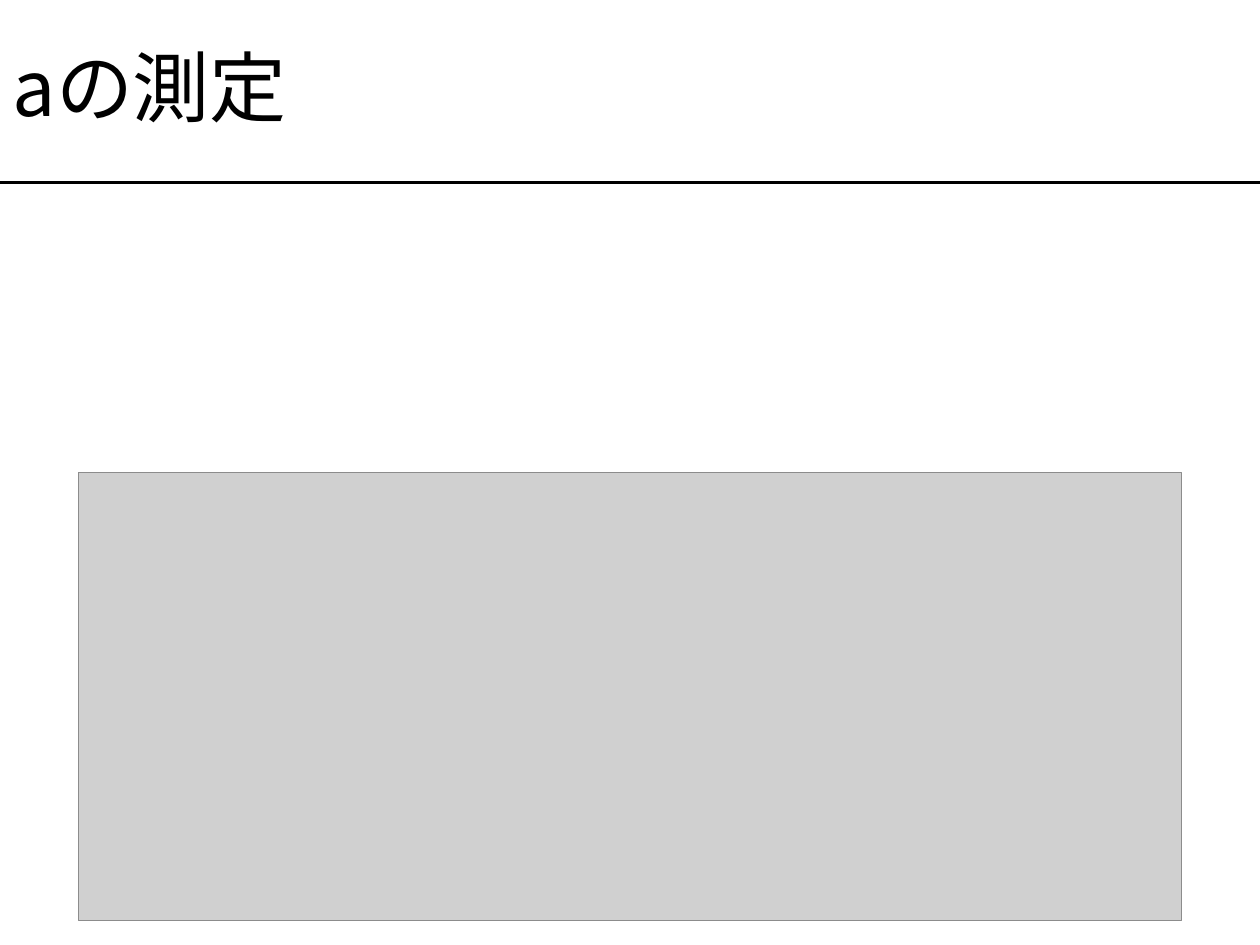
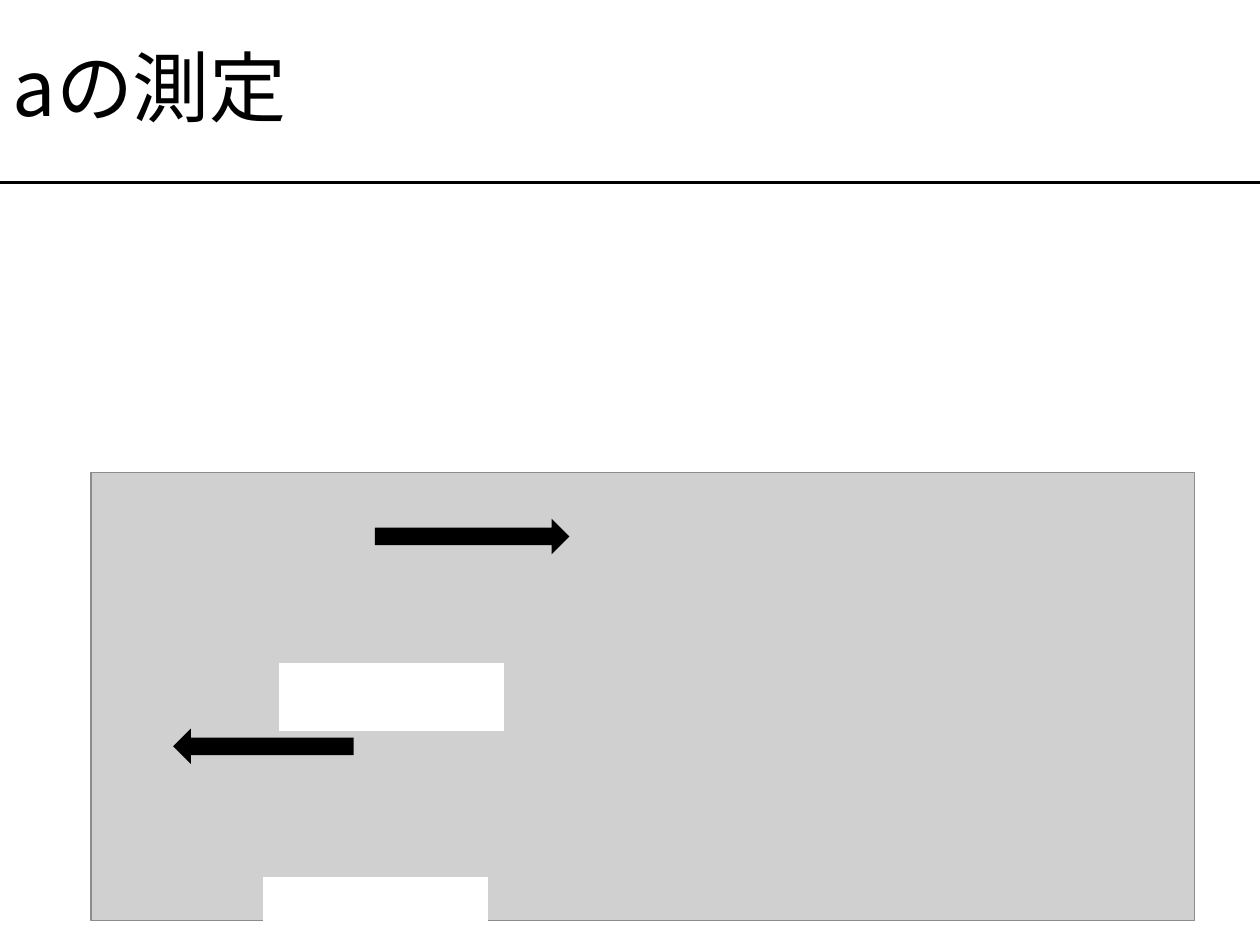
Before and after one commit to rywyr/PTEX, a slide deck: slide 4 of PTEX/gazo/pendulum_prezen.pptx (slide 3 before the commit). Drawn at 1260x945 pixels with LibreOffice and Linux fonts; fonts in the diff are those of the drawing; grey boxes stand for pictures. Boxes give left, top, right and bottom in pixels: in the first picture for what was removed or moved away, otherwise in the second. Text is boxed around its words. In the diff, an @@ line names an element or a change of style, - is before the commit and + after.

```diff
--- a/PTEX/gazo/pendulum_prezen.pptx
+++ b/PTEX/gazo/pendulum_prezen.pptx
@@ picture: place and size @@
-picture at <box>78,472,1182,921</box>
+picture at <box>91,472,1194,921</box>
@@ right arrow added at <box>375,520,568,552</box>, fill #000000, outline #000000 1 pt @@
@@ rectangle added at <box>280,664,504,731</box>, fill #FFFFFF, outline #FFFFFF 1 pt @@
@@ right arrow added at <box>174,731,353,762</box>, fill #000000, outline #000000 1 pt @@
@@ rectangle added at <box>263,878,488,945</box>, fill #FFFFFF, outline #FFFFFF 1 pt @@
```
Also in this commit, not shown: 19 other slides changed, 8 slides added, 2 other files.
